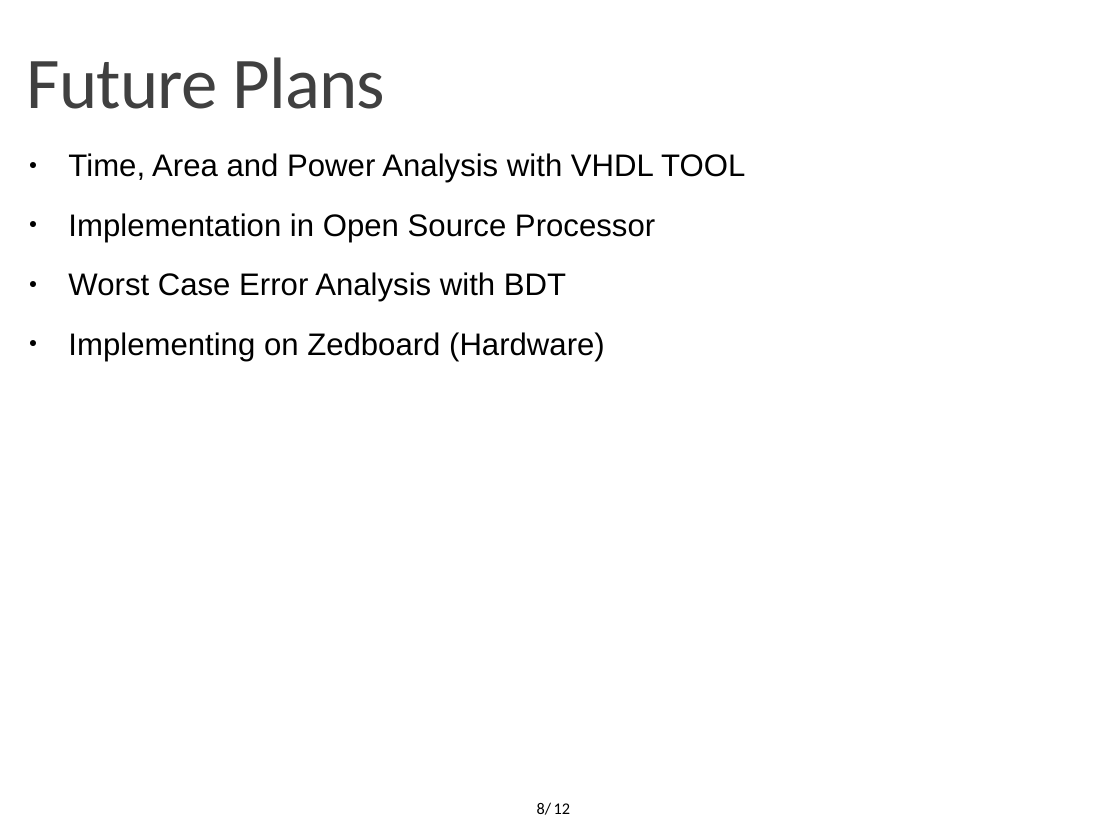
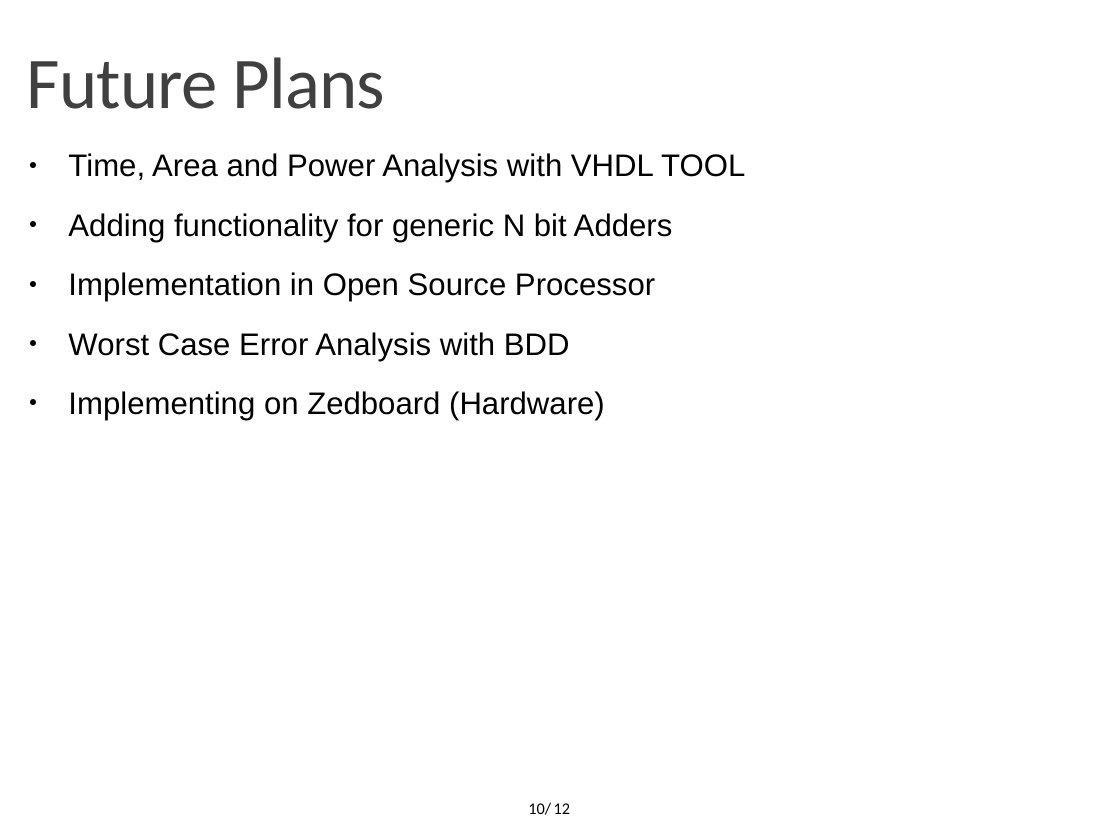
Before and after one commit to OrionLightning/Approximate-Circuit, a slide deck: slide 10 of Presentation Slides/Midterm 23-11-2021.pptx (slide 8 before the commit). Drawn at 1120x840 pixels with LibreOffice and Linux fonts; fonts in the diff are those of the drawing; background and template pictures are left out. Boxes give left, top, right and bottom in pixels: in the first picture for what was removed or moved away, otherwise in the second. Text is boxed around its words. In the diff, an @@ line names an element or a change of style, - is before the commit and + after.

```diff
--- a/Presentation Slides/Midterm 23-11-2021.pptx
+++ b/Presentation Slides/Midterm 23-11-2021.pptx
@@ text at bbox=[68, 213, 673, 242]: paragraph added @@
+● Adding functionality for generic N bit Adders
@@ text at bbox=[68, 332, 570, 361]: text changed @@
-● Worst Case Error Analysis with BDT
+● Worst Case Error Analysis with BDD
@@ page number at bbox=[528, 802, 551, 815]: text changed @@
-8/
+10/
```
Also in this commit, not shown: 3 other slides changed, 2 slides added.
